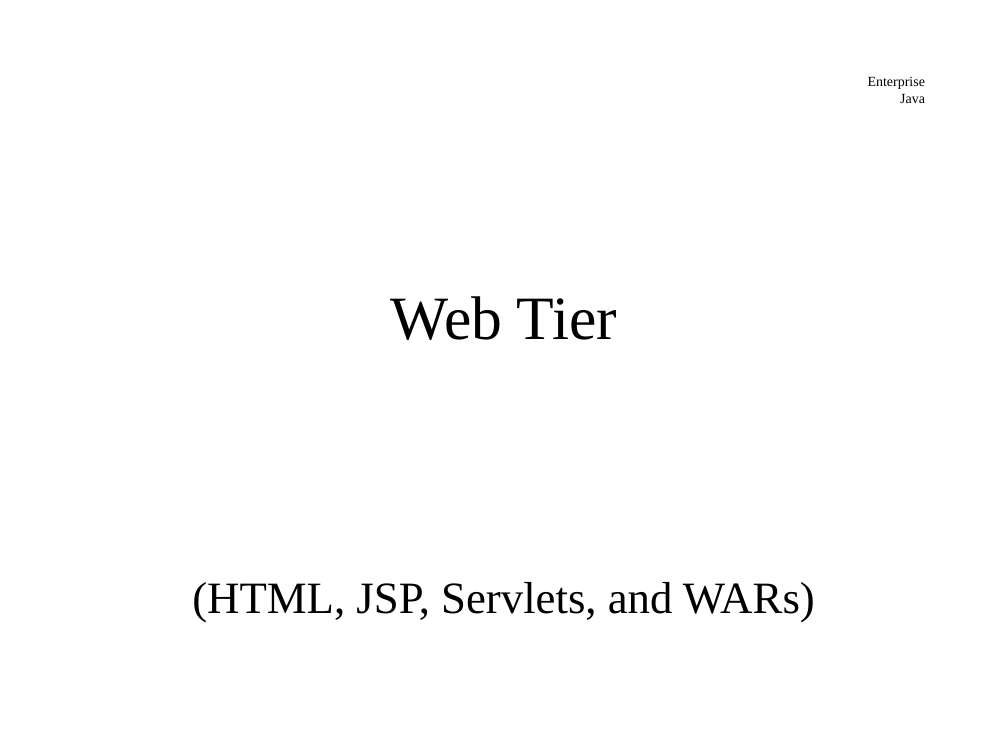
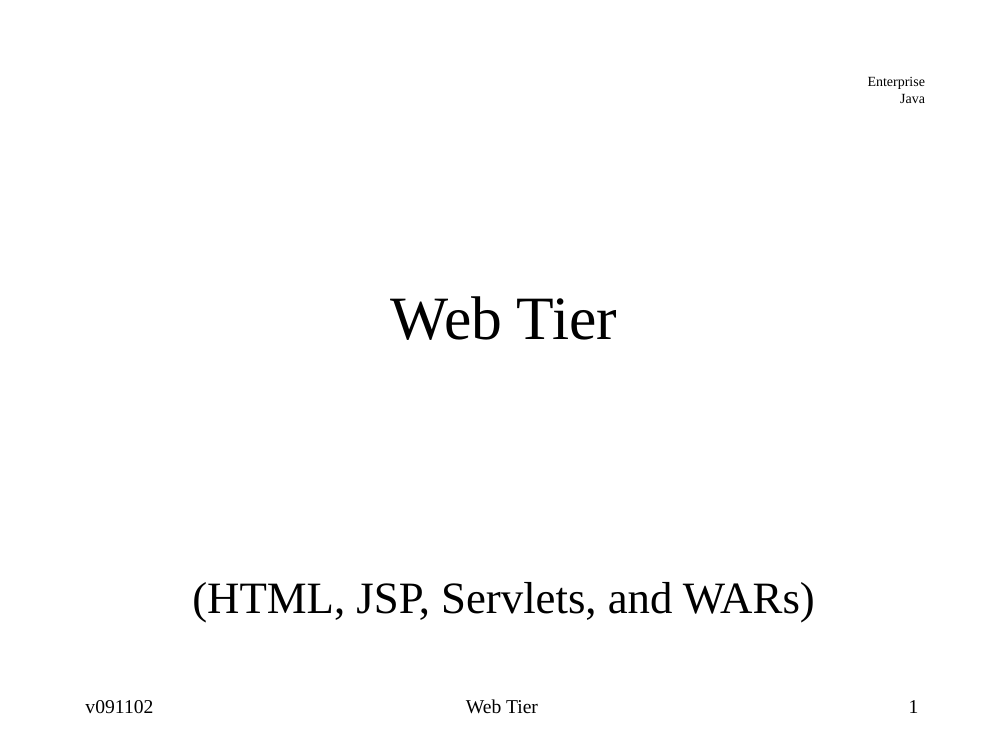
Before and after one commit to jcstaff/ejava-javaee, a slide deck: slide 1 of webtier/src/site/resources/lectures/webTier.ppt. Drawn at 1008x756 pixels with LibreOffice and Linux fonts; fonts in the diff are those of the drawing. Boxes give left, top, right and bottom in pixels: in the first picture for what was removed or moved away, otherwise in the second. Text is boxed around its words. In the diff, an @@ line names an element or a change of style, - is before the commit and + after.

```diff
--- a/webtier/src/site/resources/lectures/webTier.ppt
+++ b/webtier/src/site/resources/lectures/webTier.ppt
@@ text added at (85,700,153,714), 14 pt, text #000000 @@
+v091102
@@ text added at (466,699,538,714), 14 pt, text #000000 @@
+Web Tier
@@ page number added at (909,700,919,713), 14 pt, text #000000 @@
+1
```
Also in this commit, not shown: 52 other slides changed, 9 other files.
